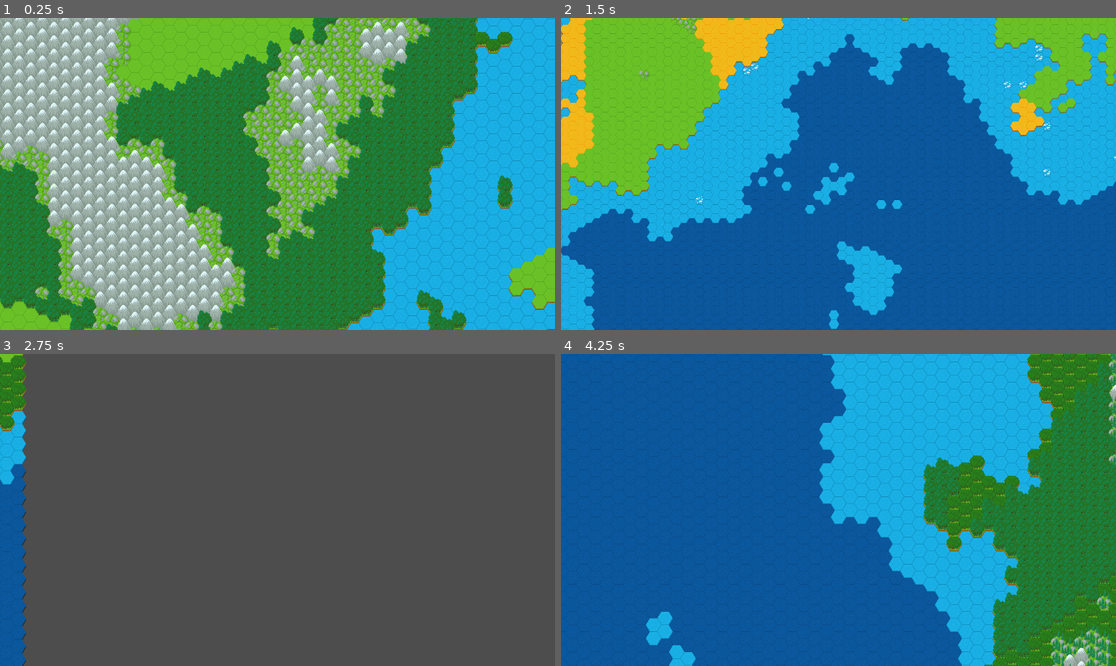
Above: before the commit, frames 1-4 (two rows, left to right).
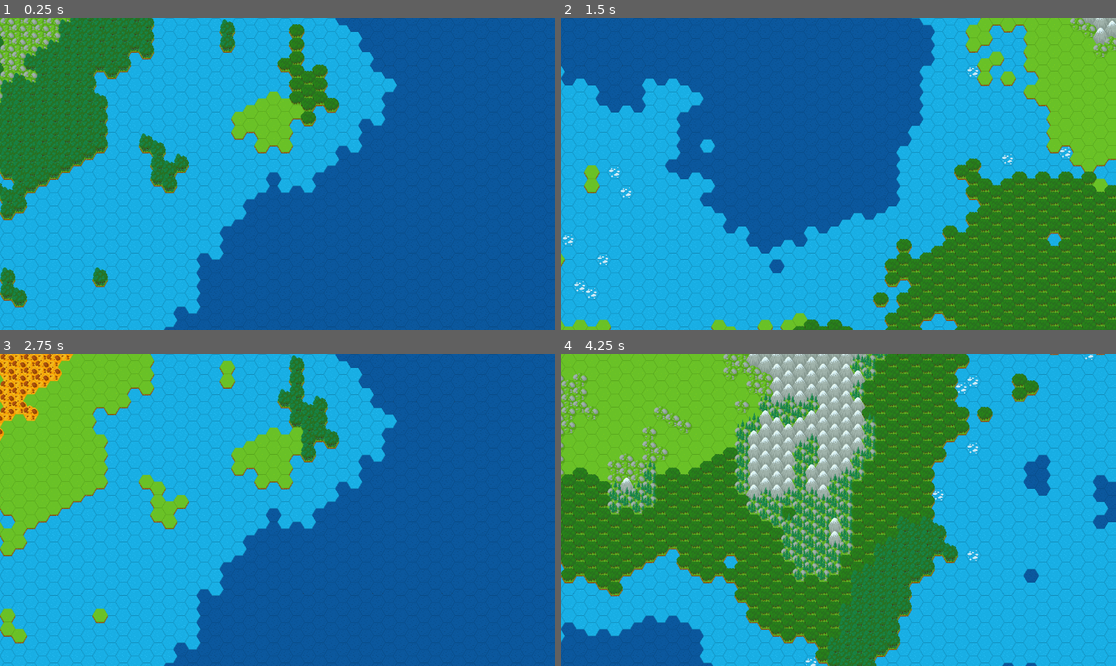
Above: after the commit, the same moments.

Repository: canielDarias/procedural_map_gen
Game: Godot game, scene res://scenes/overworld.tscn
Same seed, same stepped clock (60 frames per second), same inputs: the game is played once before the commit and once after it. The project has no main scene, so this scene is started directly.
Inputs (mouse positions are in pixels of both pictures, inside the frame that each line leads up to):
- Up to frame 1 (0.25 s): no input
- Up to frame 2 (1.5 s): tap Enter (ui_accept) at 0.5, 0.77 s; move the mouse to (960, 158) at 0.52 s; hold D (move_right) 0.53-1.28 s; click (960, 158) at 0.6 s; move the mouse to (727, 189) at 1.27 s; hold S (move_down) from 1.28 s (still down); tap Mouse wheel down (scroll_down) at 1.35 s
- Up to frame 3 (2.75 s): tap Enter (ui_accept) at 1.52 s; click (166, 525) at 1.55 s; move the mouse to (333, 441) at 2.02 s; release S (move_down) at 2.03 s; hold D (move_right) from 2.03 s (still down); tap Mouse wheel up (scroll_up) at 2.1 s; click (333, 441) at 2.3 s
- Up to frame 4 (4.25 s): move the mouse to (810, 572) at 2.77 s; release D (move_right) at 2.78 s; hold W (move_up) 2.78-3.53 s; click (810, 572) at 2.85 s; tap Enter (ui_accept) at 3.02, 3.5, 3.77 s; move the mouse to (1005, 556) at 3.52 s; hold A (move_left) from 3.53 s (still down); click (1005, 556) at 3.6 s

The runs differ from the first frame. In frame 1, 98% of the frame differs, in the area x 0-100%, y 0-100%; in frame 2, 75%; in frame 3, 100%; in frame 4, 89%.
Error after the commit: Invalid operands 'Vector2' and 'int' in operator '+'. (res://scenes/overworld.gd:167)

Commit message:
atualização movimento

Diff:
--- a/data/mapper.gd
+++ b/data/mapper.gd
@@ -8,5 +8,5 @@
 
 
 # Called every frame. 'delta' is the elapsed time since the previous frame.
-func _process(delta):
+func _process(_delta):
 	pass
--- a/data/tilemap_overworld.tres
+++ b/data/tilemap_overworld.tres
@@ -7,179 +7,337 @@
 texture = ExtResource("1_tocfe")
 texture_region_size = Vector2i(32, 28)
 0:0/0 = 0
+0:0/0/physics_layer_0/linear_velocity = Vector2(0, 0)
+0:0/0/physics_layer_0/angular_velocity = 0.0
 1:0/0 = 0
+1:0/0/physics_layer_0/linear_velocity = Vector2(0, 0)
+1:0/0/physics_layer_0/angular_velocity = 0.0
 2:0/0 = 0
+2:0/0/physics_layer_0/linear_velocity = Vector2(0, 0)
+2:0/0/physics_layer_0/angular_velocity = 0.0
 3:0/0 = 0
+3:0/0/physics_layer_0/linear_velocity = Vector2(0, 0)
+3:0/0/physics_layer_0/angular_velocity = 0.0
 4:0/0 = 0
+4:0/0/physics_layer_0/linear_velocity = Vector2(0, 0)
+4:0/0/physics_layer_0/angular_velocity = 0.0
 6:0/0 = 0
+6:0/0/physics_layer_0/linear_velocity = Vector2(0, 0)
+6:0/0/physics_layer_0/angular_velocity = 0.0
 0:1/0 = 0
+0:1/0/physics_layer_0/linear_velocity = Vector2(0, 0)
+0:1/0/physics_layer_0/angular_velocity = 0.0
 1:1/0 = 0
+1:1/0/physics_layer_0/linear_velocity = Vector2(0, 0)
+1:1/0/physics_layer_0/angular_velocity = 0.0
 2:1/0 = 0
+2:1/0/physics_layer_0/linear_velocity = Vector2(0, 0)
+2:1/0/physics_layer_0/angular_velocity = 0.0
 3:1/0 = 0
+3:1/0/physics_layer_0/linear_velocity = Vector2(0, 0)
+3:1/0/physics_layer_0/angular_velocity = 0.0
 4:1/0 = 0
+4:1/0/physics_layer_0/linear_velocity = Vector2(0, 0)
+4:1/0/physics_layer_0/angular_velocity = 0.0
 5:1/0 = 0
+5:1/0/physics_layer_0/linear_velocity = Vector2(0, 0)
+5:1/0/physics_layer_0/angular_velocity = 0.0
 6:1/0 = 0
+6:1/0/physics_layer_0/linear_velocity = Vector2(0, 0)
+6:1/0/physics_layer_0/angular_velocity = 0.0
 0:2/0 = 0
+0:2/0/physics_layer_0/linear_velocity = Vector2(0, 0)
+0:2/0/physics_layer_0/angular_velocity = 0.0
 1:2/0 = 0
+1:2/0/physics_layer_0/linear_velocity = Vector2(0, 0)
+1:2/0/physics_layer_0/angular_velocity = 0.0
 2:2/0 = 0
+2:2/0/physics_layer_0/linear_velocity = Vector2(0, 0)
+2:2/0/physics_layer_0/angular_velocity = 0.0
 3:2/0 = 0
+3:2/0/physics_layer_0/linear_velocity = Vector2(0, 0)
+3:2/0/physics_layer_0/angular_velocity = 0.0
 0:3/0 = 0
+0:3/0/physics_layer_0/linear_velocity = Vector2(0, 0)
+0:3/0/physics_layer_0/angular_velocity = 0.0
 1:3/0 = 0
+1:3/0/physics_layer_0/linear_velocity = Vector2(0, 0)
+1:3/0/physics_layer_0/angular_velocity = 0.0
 2:3/0 = 0
+2:3/0/physics_layer_0/linear_velocity = Vector2(0, 0)
+2:3/0/physics_layer_0/angular_velocity = 0.0
 3:3/0 = 0
+3:3/0/physics_layer_0/linear_velocity = Vector2(0, 0)
+3:3/0/physics_layer_0/angular_velocity = 0.0
 0:4/0 = 0
+0:4/0/physics_layer_0/linear_velocity = Vector2(0, 0)
+0:4/0/physics_layer_0/angular_velocity = 0.0
 1:4/0 = 0
+1:4/0/physics_layer_0/linear_velocity = Vector2(0, 0)
+1:4/0/physics_layer_0/angular_velocity = 0.0
 2:4/0 = 0
+2:4/0/physics_layer_0/linear_velocity = Vector2(0, 0)
+2:4/0/physics_layer_0/angular_velocity = 0.0
 3:4/0 = 0
+3:4/0/physics_layer_0/linear_velocity = Vector2(0, 0)
+3:4/0/physics_layer_0/angular_velocity = 0.0
 4:4/0 = 0
+4:4/0/physics_layer_0/linear_velocity = Vector2(0, 0)
+4:4/0/physics_layer_0/angular_velocity = 0.0
 5:4/0 = 0
+5:4/0/physics_layer_0/linear_velocity = Vector2(0, 0)
+5:4/0/physics_layer_0/angular_velocity = 0.0
 6:4/0 = 0
+6:4/0/physics_layer_0/linear_velocity = Vector2(0, 0)
+6:4/0/physics_layer_0/angular_velocity = 0.0
 0:5/0 = 0
+0:5/0/physics_layer_0/linear_velocity = Vector2(0, 0)
+0:5/0/physics_layer_0/angular_velocity = 0.0
 1:5/0 = 0
+1:5/0/physics_layer_0/linear_velocity = Vector2(0, 0)
+1:5/0/physics_layer_0/angular_velocity = 0.0
 2:5/0 = 0
+2:5/0/physics_layer_0/linear_velocity = Vector2(0, 0)
+2:5/0/physics_layer_0/angular_velocity = 0.0
 3:5/0 = 0
+3:5/0/physics_layer_0/linear_velocity = Vector2(0, 0)
+3:5/0/physics_layer_0/angular_velocity = 0.0
 0:6/0 = 0
+0:6/0/physics_layer_0/linear_velocity = Vector2(0, 0)
+0:6/0/physics_layer_0/angular_velocity = 0.0
 1:6/0 = 0
+1:6/0/physics_layer_0/linear_velocity = Vector2(0, 0)
+1:6/0/physics_layer_0/angular_velocity = 0.0
 2:6/0 = 0
+2:6/0/physics_layer_0/linear_velocity = Vector2(0, 0)
+2:6/0/physics_layer_0/angular_velocity = 0.0
 3:6/0 = 0
+3:6/0/physics_layer_0/linear_velocity = Vector2(0, 0)
+3:6/0/physics_layer_0/angular_velocity = 0.0
 
 [sub_resource type="TileSetAtlasSource" id="TileSetAtlasSource_nb37h"]
 texture = ExtResource("1_4t2ht")
 6:0/size_in_atlas = Vector2i(2, 3)
 6:0/0 = 0
 6:0/0/texture_origin = Vector2i(0, 8)
+6:0/0/physics_layer_0/linear_velocity = Vector2(0, 0)
+6:0/0/physics_layer_0/angular_velocity = 0.0
 0:0/size_in_atlas = Vector2i(2, 3)
 0:0/next_alternative_id = 2
 0:0/0 = 0
 0:0/0/texture_origin = Vector2i(0, 8)
+0:0/0/physics_layer_0/linear_velocity = Vector2(0, 0)
+0:0/0/physics_layer_0/angular_velocity = 0.0
 2:0/size_in_atlas = Vector2i(2, 3)
 2:0/0 = 0
 2:0/0/texture_origin = Vector2i(0, 8)
+2:0/0/physics_layer_0/linear_velocity = Vector2(0, 0)
+2:0/0/physics_layer_0/angular_velocity = 0.0
 4:0/size_in_atlas = Vector2i(2, 3)
 4:0/0 = 0
 4:0/0/texture_origin = Vector2i(0, 8)
+4:0/0/physics_layer_0/linear_velocity = Vector2(0, 0)
+4:0/0/physics_layer_0/angular_velocity = 0.0
 8:0/size_in_atlas = Vector2i(2, 3)
 8:0/0 = 0
 8:0/0/texture_origin = Vector2i(0, 8)
+8:0/0/physics_layer_0/linear_velocity = Vector2(0, 0)
+8:0/0/physics_layer_0/angular_velocity = 0.0
 10:0/size_in_atlas = Vector2i(2, 3)
 10:0/0 = 0
 10:0/0/texture_origin = Vector2i(0, 8)
+10:0/0/physics_layer_0/linear_velocity = Vector2(0, 0)
+10:0/0/physics_layer_0/angular_velocity = 0.0
+10:0/0/physics_layer_0/polygon_0/points = PackedVector2Array(-16, 0, -8, 14, 8, 14, 16, 0, 8, -14, -8, -14)
 12:0/size_in_atlas = Vector2i(2, 3)
 12:0/0 = 0
 12:0/0/texture_origin = Vector2i(0, 8)
 12:0/0/z_index = -1
+12:0/0/physics_layer_0/linear_velocity = Vector2(0, 0)
+12:0/0/physics_layer_0/angular_velocity = 0.0
+12:0/0/physics_layer_0/polygon_0/points = PackedVector2Array(-8, -14, 8, -14, 16, 0, 8, 14, -8, 14, -16, 0)
 14:0/size_in_atlas = Vector2i(2, 3)
 14:0/0 = 0
 14:0/0/texture_origin = Vector2i(0, 8)
 14:0/0/z_index = -2
+14:0/0/physics_layer_0/linear_velocity = Vector2(0, 0)
+14:0/0/physics_layer_0/angular_velocity = 0.0
+14:0/0/physics_layer_0/polygon_0/points = PackedVector2Array(-8, -14, 8, -14, 16, 0, 8, 14, -8, 14, -16, 0)
 14:3/size_in_atlas = Vector2i(2, 3)
 14:3/0 = 0
 14:3/0/texture_origin = Vector2i(0, 8)
+14:3/0/physics_layer_0/linear_velocity = Vector2(0, 0)
+14:3/0/physics_layer_0/angular_velocity = 0.0
 12:3/size_in_atlas = Vector2i(2, 3)
 12:3/0 = 0
 12:3/0/texture_origin = Vector2i(0, 8)
+12:3/0/physics_layer_0/linear_velocity = Vector2(0, 0)
+12:3/0/physics_layer_0/angular_velocity = 0.0
 10:3/size_in_atlas = Vector2i(2, 3)
 10:3/0 = 0
 10:3/0/texture_origin = Vector2i(0, 8)
+10:3/0/physics_layer_0/linear_velocity = Vector2(0, 0)
+10:3/0/physics_layer_0/angular_velocity = 0.0
 8:3/size_in_atlas = Vector2i(2, 3)
 8:3/0 = 0
 8:3/0/texture_origin = Vector2i(0, 8)
+8:3/0/physics_layer_0/linear_velocity = Vector2(0, 0)
+8:3/0/physics_layer_0/angular_velocity = 0.0
 6:3/size_in_atlas = Vector2i(2, 3)
 6:3/0 = 0
 6:3/0/texture_origin = Vector2i(0, 8)
+6:3/0/physics_layer_0/linear_velocity = Vector2(0, 0)
+6:3/0/physics_layer_0/angular_velocity = 0.0
 4:3/size_in_atlas = Vector2i(2, 3)
 4:3/0 = 0
 4:3/0/texture_origin = Vector2i(0, 8)
+4:3/0/physics_layer_0/linear_velocity = Vector2(0, 0)
+4:3/0/physics_layer_0/angular_velocity = 0.0
 2:3/size_in_atlas = Vector2i(2, 3)
 2:3/0 = 0
 2:3/0/texture_origin = Vector2i(0, 8)
+2:3/0/physics_layer_0/linear_velocity = Vector2(0, 0)
+2:3/0/physics_layer_0/angular_velocity = 0.0
 0:3/size_in_atlas = Vector2i(2, 3)
 0:3/0 = 0
 0:3/0/texture_origin = Vector2i(0, 8)
+0:3/0/physics_layer_0/linear_velocity = Vector2(0, 0)
+0:3/0/physics_layer_0/angular_velocity = 0.0
 0:15/size_in_atlas = Vector2i(2, 3)
 0:15/0 = 0
 0:15/0/texture_origin = Vector2i(0, 8)
+0:15/0/physics_layer_0/linear_velocity = Vector2(0, 0)
+0:15/0/physics_layer_0/angular_velocity = 0.0
 0:12/size_in_atlas = Vector2i(2, 3)
 0:12/0 = 0
 0:12/0/texture_origin = Vector2i(0, 8)
+0:12/0/physics_layer_0/linear_velocity = Vector2(0, 0)
+0:12/0/physics_layer_0/angular_velocity = 0.0
 2:12/size_in_atlas = Vector2i(2, 3)
 2:12/0 = 0
 2:12/0/texture_origin = Vector2i(0, 8)
+2:12/0/physics_layer_0/linear_velocity = Vector2(0, 0)
+2:12/0/physics_layer_0/angular_velocity = 0.0
 4:12/size_in_atlas = Vector2i(2, 3)
 4:12/0 = 0
 4:12/0/texture_origin = Vector2i(0, 8)
+4:12/0/physics_layer_0/linear_velocity = Vector2(0, 0)
+4:12/0/physics_layer_0/angular_velocity = 0.0
 6:12/size_in_atlas = Vector2i(2, 3)
 6:12/0 = 0
 6:12/0/texture_origin = Vector2i(0, 8)
+6:12/0/physics_layer_0/linear_velocity = Vector2(0, 0)
+6:12/0/physics_layer_0/angular_velocity = 0.0
 10:12/size_in_atlas = Vector2i(2, 3)
 10:12/0 = 0
 10:12/0/texture_origin = Vector2i(0, 8)
 10:12/0/z_index = -1
+10:12/0/physics_layer_0/linear_velocity = Vector2(0, 0)
+10:12/0/physics_layer_0/angular_velocity = 0.0
 12:12/size_in_atlas = Vector2i(2, 3)
 12:12/0 = 0
 12:12/0/texture_origin = Vector2i(0, 8)
 12:12/0/z_index = -1
+12:12/0/physics_layer_0/linear_velocity = Vector2(0, 0)
+12:12/0/physics_layer_0/angular_velocity = 0.0
 14:12/size_in_atlas = Vector2i(2, 3)
 14:12/0 = 0
 14:12/0/texture_origin = Vector2i(0, 8)
+14:12/0/physics_layer_0/linear_velocity = Vector2(0, 0)
+14:12/0/physics_layer_0/angular_velocity = 0.0
 14:9/size_in_atlas = Vector2i(2, 3)
 14:9/0 = 0
 14:9/0/texture_origin = Vector2i(0, 8)
+14:9/0/physics_layer_0/linear_velocity = Vector2(0, 0)
+14:9/0/physics_layer_0/angular_velocity = 0.0
 14:6/size_in_atlas = Vector2i(2, 3)
 14:6/0 = 0
 14:6/0/texture_origin = Vector2i(0, 8)
+14:6/0/physics_layer_0/linear_velocity = Vector2(0, 0)
+14:6/0/physics_layer_0/angular_velocity = 0.0
 12:6/size_in_atlas = Vector2i(2, 3)
 12:6/0 = 0
 12:6/0/texture_origin = Vector2i(0, 8)
+12:6/0/physics_layer_0/linear_velocity = Vector2(0, 0)
+12:6/0/physics_layer_0/angular_velocity = 0.0
 10:6/size_in_atlas = Vector2i(2, 3)
 10:6/0 = 0
 10:6/0/texture_origin = Vector2i(0, 8)
 10:6/0/z_index = -1
+10:6/0/physics_layer_0/linear_velocity = Vector2(0, 0)
+10:6/0/physics_layer_0/angular_velocity = 0.0
 12:9/size_in_atlas = Vector2i(2, 3)
 12:9/0 = 0
 12:9/0/texture_origin = Vector2i(0, 8)
+12:9/0/physics_layer_0/linear_velocity = Vector2(0, 0)
+12:9/0/physics_layer_0/angular_velocity = 0.0
 10:9/size_in_atlas = Vector2i(2, 3)
 10:9/0 = 0
 10:9/0/texture_origin = Vector2i(0, 8)
+10:9/0/physics_layer_0/linear_velocity = Vector2(0, 0)
+10:9/0/physics_layer_0/angular_velocity = 0.0
 8:9/size_in_atlas = Vector2i(2, 3)
 8:9/0 = 0
 8:9/0/texture_origin = Vector2i(0, 8)
+8:9/0/physics_layer_0/linear_velocity = Vector2(0, 0)
+8:9/0/physics_layer_0/angular_velocity = 0.0
 8:6/size_in_atlas = Vector2i(2, 3)
 8:6/0 = 0
 8:6/0/texture_origin = Vector2i(0, 8)
+8:6/0/physics_layer_0/linear_velocity = Vector2(0, 0)
+8:6/0/physics_layer_0/angular_velocity = 0.0
 6:6/size_in_atlas = Vector2i(2, 3)
 6:6/0 = 0
 6:6/0/texture_origin = Vector2i(0, 8)
+6:6/0/physics_layer_0/linear_velocity = Vector2(0, 0)
+6:6/0/physics_layer_0/angular_velocity = 0.0
 6:9/size_in_atlas = Vector2i(2, 3)
 6:9/0 = 0
 6:9/0/texture_origin = Vector2i(0, 8)
+6:9/0/physics_layer_0/linear_velocity = Vector2(0, 0)
+6:9/0/physics_layer_0/angular_velocity = 0.0
 4:6/size_in_atlas = Vector2i(2, 3)
 4:6/0 = 0
 4:6/0/texture_origin = Vector2i(0, 8)
+4:6/0/physics_layer_0/linear_velocity = Vector2(0, 0)
+4:6/0/physics_layer_0/angular_velocity = 0.0
 4:9/size_in_atlas = Vector2i(2, 3)
 4:9/0 = 0
 4:9/0/texture_origin = Vector2i(0, 8)
+4:9/0/physics_layer_0/linear_velocity = Vector2(0, 0)
+4:9/0/physics_layer_0/angular_velocity = 0.0
 2:6/size_in_atlas = Vector2i(2, 3)
 2:6/0 = 0
 2:6/0/texture_origin = Vector2i(0, 8)
+2:6/0/physics_layer_0/linear_velocity = Vector2(0, 0)
+2:6/0/physics_layer_0/angular_velocity = 0.0
 0:6/size_in_atlas = Vector2i(2, 3)
 0:6/0 = 0
 0:6/0/texture_origin = Vector2i(0, 8)
+0:6/0/physics_layer_0/linear_velocity = Vector2(0, 0)
+0:6/0/physics_layer_0/angular_velocity = 0.0
 0:9/size_in_atlas = Vector2i(2, 3)
 0:9/0 = 0
 0:9/0/texture_origin = Vector2i(0, 8)
+0:9/0/physics_layer_0/linear_velocity = Vector2(0, 0)
+0:9/0/physics_layer_0/angular_velocity = 0.0
 2:9/size_in_atlas = Vector2i(2, 3)
 2:9/0 = 0
 2:9/0/texture_origin = Vector2i(0, 8)
+2:9/0/physics_layer_0/linear_velocity = Vector2(0, 0)
+2:9/0/physics_layer_0/angular_velocity = 0.0
 8:12/size_in_atlas = Vector2i(2, 3)
 8:12/0 = 0
 8:12/0/texture_origin = Vector2i(0, 8)
 8:12/0/z_index = -1
+8:12/0/physics_layer_0/linear_velocity = Vector2(0, 0)
+8:12/0/physics_layer_0/angular_velocity = 0.0
 
 [resource]
 tile_shape = 3
 tile_layout = 5
 tile_offset_axis = 1
 tile_size = Vector2i(32, 28)
+physics_layer_0/collision_layer = 2
 sources/3 = SubResource("TileSetAtlasSource_nb37h")
 sources/0 = SubResource("TileSetAtlasSource_rhiyj")
--- a/project.godot
+++ b/project.godot
@@ -52,6 +52,11 @@
 "events": [Object(InputEventMouseButton,"resource_local_to_scene":false,"resource_name":"","device":-1,"window_id":0,"a …(253 unchanged characters)…
 ]
 }
+cursor_click={
+"deadzone": 0.5,
+"events": [Object(InputEventMouseButton,"resource_local_to_scene":false,"resource_name":"","device":-1,"window_id":0,"alt_pressed":false,"shift_pressed":false,"ctrl_pressed":false,"meta_pressed":false,"button_mask":1,"position":Vector2(210, 25),"global_position":Vector2(214, 66),"factor":1.0,"button_index":1,"canceled":false,"pressed":true,"double_click":false,"script":null)
+]
+}
 
 [rendering]
 
--- a/scenes/camera.gd
+++ b/scenes/camera.gd
@@ -12,18 +12,7 @@
 func _ready():
 	zoom_trg = 1
 
-func _process(delta):
-	var velocity = Vector2()
-	var zm = Vector2()
-
-	if Input.is_action_pressed("move_right"):
-		velocity.x += 1
-	if Input.is_action_pressed("move_left"):
-		velocity.x -= 1
-	if Input.is_action_pressed("move_down"):
-		velocity.y += 1
-	if Input.is_action_pressed("move_up"):
-		velocity.y -= 1
+func _process(_delta):
 	if Input.is_action_just_released("scroll_up") && zoom_trg <= pow(zoom_up_limit, 2)/2:
 		zoom_trg *= 2
 		zoomin = true
@@ -31,11 +20,7 @@
 		zoom_trg /= 2
 		zoomin = false
 
-	velocity = velocity.normalized() * speed * delta
-
 	if zoom_trg > zoom.x && zoomin:
 		zoom *= zoom_spd
 	if zoom_trg < zoom.x && !zoomin:
 		zoom /= zoom_spd
-
-	global_position += velocity
--- a/scenes/overworld.gd
+++ b/scenes/overworld.gd
@@ -10,6 +10,9 @@
 var width : int = 640
 var heigth : int = 480
 @onready var tile_map = $TileMap
+@onready var player = $Player
+
+signal tile_clicked
 
 #region TileSet Terrains
 var source_id = 3
@@ -148,10 +151,17 @@
 	temperature_noise = temperature_noise_text.noise
 	humidity_noise = humidity_noise_text.noise
 	generate_world()
-	pass # Replace with function body.
 
 
 # Called every frame. 'delta' is the elapsed time since the previous frame.
-func _process(delta):
+func _process(_delta):
 	if Input.is_action_pressed("ui_accept"):
 		generate_world()
+
+	if Input.is_action_just_released("cursor_click"):
+		var cell_coords = tile_map.local_to_map(tile_map.get_local_mouse_position())
+		var cell_type_index = tile_map.to_local(cell_coords)
+		#print(tile_map.tile_set.tile_get_name(cell_type_index))
+		var cell_world_pos_local = tile_map.map_to_local(cell_coords)
+		var cell_world_pos_global = tile_map.to_global(cell_world_pos_local)
+		player.global_position = cell_world_pos_global + tile_map.rendering_quadrant_size/2
--- a/scenes/overworld.tscn
+++ b/scenes/overworld.tscn
@@ -2,9 +2,9 @@
 
 [ext_resource type="Script" path="res://scenes/overworld.gd" id="1_1ecaj"]
 [ext_resource type="TileSet" uid="uid://deippwyf75tl6" path="res://data/tilemap_overworld.tres" id="1_r0oli"]
-[ext_resource type="Script" path="res://scenes/camera.gd" id="3_a4fl4"]
 [ext_resource type="Script" path="res://data/mapper.gd" id="4_oj7pt"]
 [ext_resource type="Script" path="res://data/Biome_Threshold.gd" id="5_vds73"]
+[ext_resource type="PackedScene" uid="uid://d3voq3d2mr0m3" path="res://scenes/player/player.tscn" id="6_35ord"]
 
 [sub_resource type="Gradient" id="Gradient_eom0j"]
 offsets = PackedFloat32Array(0.409091, 0.496318, 0.546392, 0.580265, 0.63623, 0.698085)
@@ -63,18 +63,20 @@
 humidity_noise_text = SubResource("NoiseTexture2D_lwc5t")
 
 [node name="TileMap" type="TileMap" parent="."]
+scale = Vector2(1, 0.995)
 tile_set = ExtResource("1_r0oli")
 format = 2
 layer_0/name = "Terreno"
-layer_0/tile_data = PackedInt32Array(0, 3, 0, 1, 262147, 0,  …(768 unchanged characters)… , -589820, 786435, 0, -524284, 786435, 0)
-
-[node name="Camera2D" type="Camera2D" parent="."]
-script = ExtResource("3_a4fl4")
-speed = 5000
-zoom_spd = 1.1
-zoom_up_limit = 3.0
-zoom_down_limit = 3.0
+layer_0/tile_data = PackedInt32Array(0, 3, 0, 1, 262147, 0,  …(768 unchanged characters)… , -589820, 786435, 0, -524284, 786435, 0, 65537, 655363, 0)
 
 [node name="Node" type="Node" parent="."]
 script = ExtResource("4_oj7pt")
 biom = SubResource("Resource_oqc5p")
+
+[node name="Player" parent="." instance=ExtResource("6_35ord")]
+position = Vector2(17, 12)
+collision_layer = 4
+collision_mask = 2
+MAX_SPEED = 200
+
+[connection signal="tile_clicked" from="." to="Player" method="_on_tile_clicked"]
